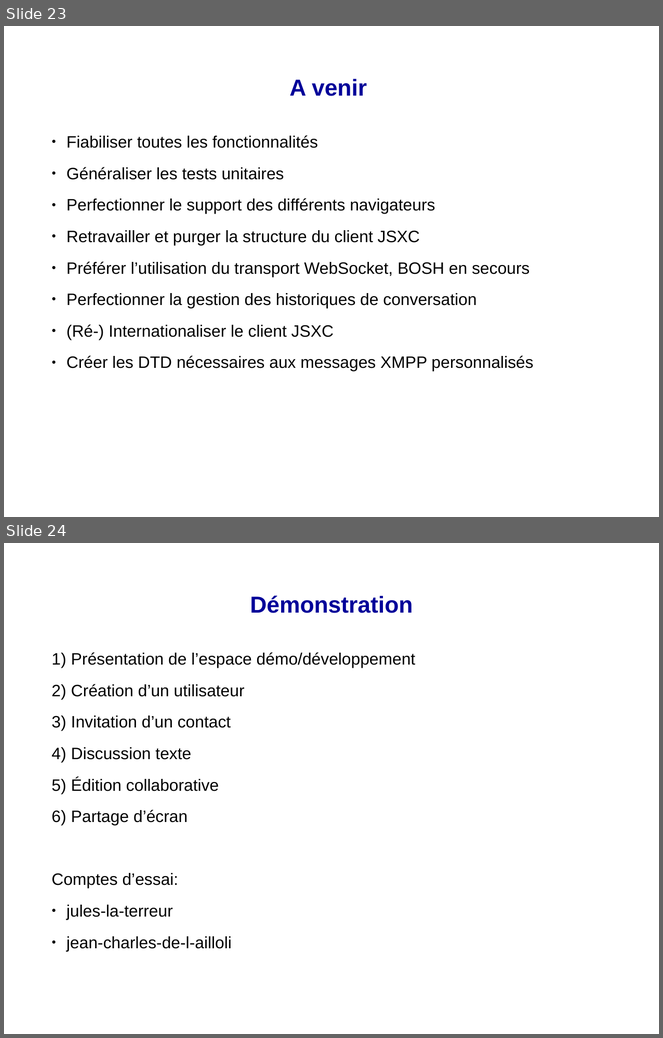
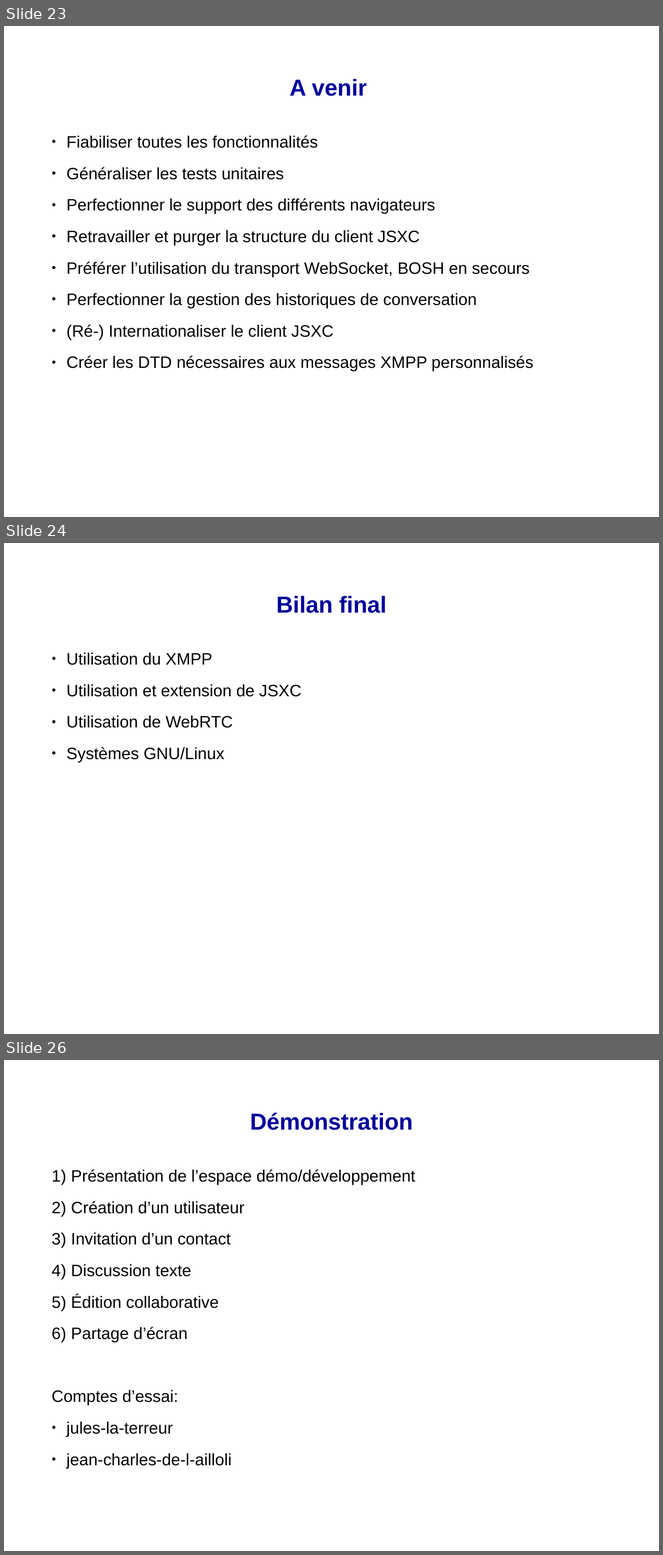
Before and after one commit to remipassmoilesel/heydjoe, a slide deck: var/www/djoe/documentation/internship-final-presentation.odp. Shown one above the other, each under a label of ours: slides 23 and 24 before the commit, slides 23, 24 and 26 after it; the slides between them are not shown. The pictures are 663x1038 and 663x1555 pixels, drawn with LibreOffice and Linux fonts; fonts in the diff are those of the drawing; background and template pictures are left out. Boxes give left, top, right and bottom in pixels: in the first picture for what was removed or moved away, otherwise in the second. Text is boxed around its words. In the diff, an @@ line names an element or a change of style, - is before the commit and + after.

Commit message:
Improve finale report, typo on index

```diff
--- a/var/www/djoe/documentation/internship-final-presentation.odp
+++ b/var/www/djoe/documentation/internship-final-presentation.odp
@@ slide 24 added at (4, 543, 659, 1034), background #FFFFFF; not listed: 1 template element that a slide beside it also shows @@
@@ title added at (276, 596, 387, 613), 28 pt, text #000099, bold @@
+Bilan final
@@ text added at (66, 653, 301, 762), 20 pt, text #000000 @@
+● Utilisation du XMPP
+● Utilisation et extension de JSXC
+● Utilisation de WebRTC
+● Systèmes GNU/Linux
@@ what was slide 24 is now slide 26 @@
```
Also in this commit, not shown: 1 other slide added, 1 slide removed, 29 other files.
